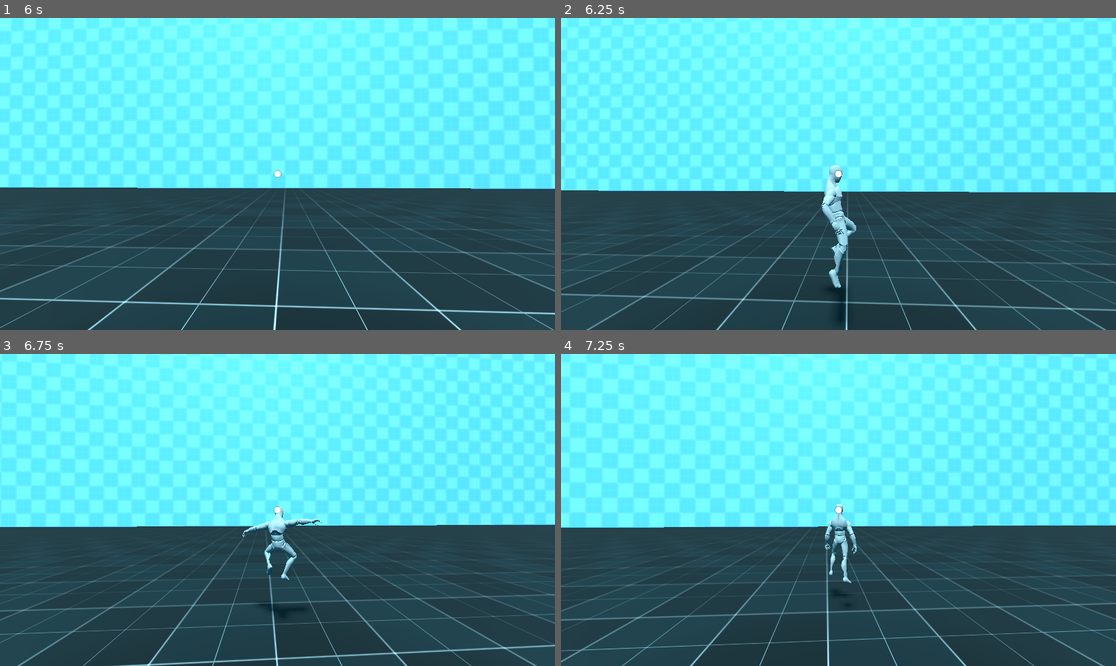
Above: before the commit, frames 1-4 (two rows, left to right).
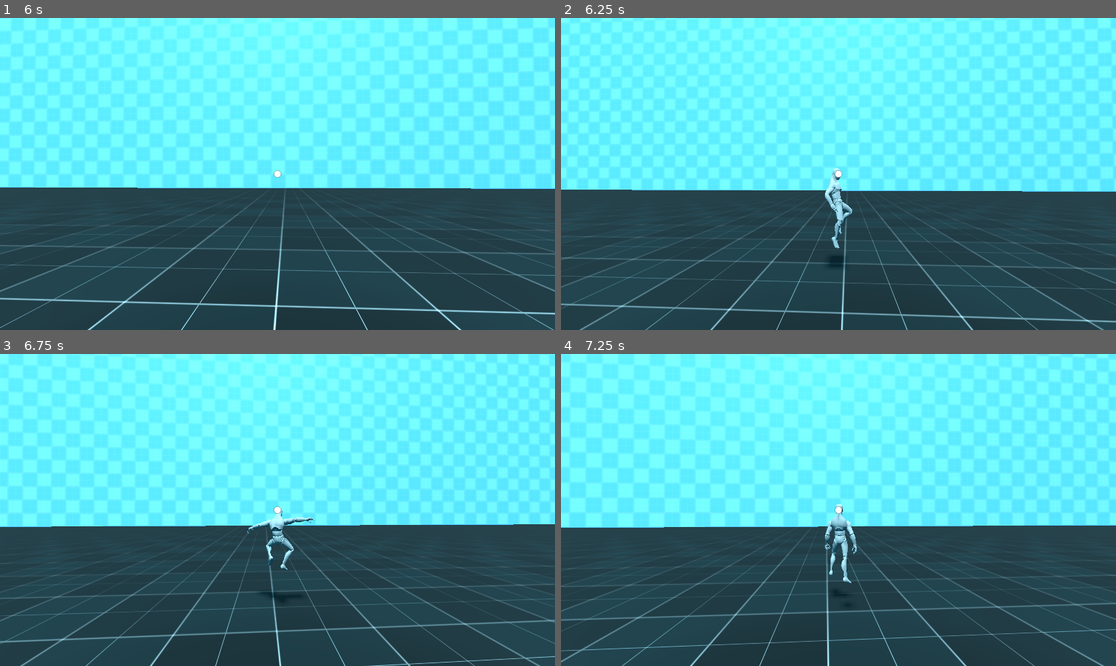
Above: after the commit, the same moments.

Repository: mom0367/Godot-3D-Game-Template
Game: Godot game, scene res://Test_Environment.tscn
Same seed, same stepped clock (60 frames per second), same inputs: the game is played once before the commit and once after it.
Inputs (mouse positions are in pixels of both pictures, inside the frame that each line leads up to):
- Up to frame 1 (6 s): move the mouse to (305, 174) at 0.52 s; hold W (Move_Forward) 0.53-5.78 s; tap Ctrl (Crouch) at 0.6 s; tap Space (Jump) at 0.77, 1.07, 1.52, 1.82, 3.02, 3.32, 3.77, 4.07, 4.52, 4.82 s; tap Down (Look_Down) at 0.8, 1.35 s; move the mouse to (249, 174) at 1.27 s; tap Left (Look_Left) at 1.55, 2.1 s; move the mouse to (288, 167) at 2.02 s; tap Right (Look_Right) at 2.3, 2.85 s; move the mouse to (271, 180) at 2.77 s; tap Up (Look_Up) at 3.05, 3.6 s; move the mouse to (316, 177) at 3.52 s; tap V (Noclip) at 3.8, 4.35 s; move the mouse to (233, 170) at 4.27 s; tap Shift (Sprint) at 4.55, 5.1 s; move the mouse to (283, 174) at 5.02 s; hold Mouse wheel up (Zoom_In) 5.03-5.78 s; move the mouse to (255, 167) at 5.77 s; hold D (Move_Right) from 5.78 s (still down); tap Mouse wheel up (Zoom_In) at 5.85 s
- Up to frame 2 (6.25 s): keep holding D (Move_Right); tap Space (Jump) at 6.02 s; tap Mouse wheel down (Zoom_Out) at 6.05 s
- Up to frame 3 (6.75 s): tap Space (Jump) at 6.32 s; move the mouse to (305, 510) at 6.52 s; release D (Move_Right) at 6.53 s; hold W (Move_Forward) from 6.53 s (still down); hold Mouse wheel down (Zoom_Out) from 6.53 s (still down)
- Up to frame 4 (7.25 s): keep holding W (Move_Forward); keep holding Mouse wheel down (Zoom_Out); tap Space (Jump) at 6.77, 6.8, 7.07 s

Frame 1 is identical in both runs. In frame 2, 17% of the frame differs, in the area x 0-100%, y 0-100%; in frame 3, 9.4%; in frame 4, less than 0.1%.

Commit message:
Capitalized some input dictionary values, fixed a controller zoom out bug, fixed some action checks not using main input table, updated readme (0.2.2)

Diff:
--- a/Player_Controller/Character_Controller.gd
+++ b/Player_Controller/Character_Controller.gd
@@ -64,20 +64,20 @@
 @export_group("Inputs")
 @export var mapped_inputs : Dictionary [String, String] = {
 
-	"left": "Move_Left",
-	"right": "Move_Right",
-	"forward": "Move_Forward",
-	"backward": "Move_Backward",
-	"jump": "Jump",
-	"sprint": "Sprint",
-	"noclip": "Noclip",
-	"crouch": "Crouch",
-	"look_up": "Look_Up",
-	"look_down": "Look_Down",
-	"look_left": "Look_Left",
-	"look_right": "Look_Right",
-	"zoom_out": "Zoom_Out",
-	"zoom_in": "Zoom_In"
+	"Left": "Move_Left",
+	"Right": "Move_Right",
+	"Forward": "Move_Forward",
+	"Backward": "Move_Backward",
+	"Jump": "Jump",
+	"Sprint": "Sprint",
+	"Noclip": "Noclip",
+	"Crouch": "Crouch",
+	"Look_Up": "Look_Up",
+	"Look_Down": "Look_Down",
+	"Look_Left": "Look_Left",
+	"Look_Right": "Look_Right",
+	"Zoom_Out": "Zoom_Out",
+	"Zoom_In": "Zoom_In"
 
 }
 ## Object references
@@ -98,7 +98,7 @@
 
 func _unhandled_input(_event: InputEvent) -> void:
 	# Toggle noclip mode
-	if noclip_allowed and Input.is_action_just_pressed(mapped_inputs["noclip"]):
+	if noclip_allowed and Input.is_action_just_pressed(mapped_inputs["Noclip"]):
 		if not noclipping:
 			enable_noclip()
 		else:
@@ -115,16 +115,16 @@
 
 		# Apply jump velocity
 		if jump_allowed and is_on_floor() and not swimming and not floating:
-			if Input.is_action_just_pressed(mapped_inputs["jump"]):
+			if Input.is_action_just_pressed(mapped_inputs["Jump"]):
 				velocity.y += jump_power
 				jumped.emit()
 				jumping = true
-			elif Input.is_action_pressed(mapped_inputs["jump"]) and hold_jump == true:
+			elif Input.is_action_pressed(mapped_inputs["Jump"]) and hold_jump == true:
 				velocity.y += jump_power
 				jumped.emit()
 				jumping = true
 		elif swimming or floating:
-			if Input.is_action_pressed(mapped_inputs["jump"]):
+			if Input.is_action_pressed(mapped_inputs["Jump"]):
 				if noclipping:
 					velocity.y += (jump_power * 0.05)
 				else:
@@ -140,7 +140,7 @@
 				velocity += get_gravity() * delta
 
 
-		var input_direction : Vector2 = Input.get_vector(mapped_inputs["left"], mapped_inputs["right"], mapped_inputs["forward"], mapped_inputs["backward"])
+		var input_direction : Vector2 = Input.get_vector(mapped_inputs["Left"], mapped_inputs["Right"], mapped_inputs["Forward"], mapped_inputs["Backward"])
 
 		if is_on_floor():
 			if strafing_allowed == false:
--- a/Player_Controller/Crouch_Handler.gd
+++ b/Player_Controller/Crouch_Handler.gd
@@ -23,12 +23,12 @@
 func _process(_delta: float) -> void:
 
 	#Swim down code #TODO doesn't work
-	if (player.swimming or player.floating) and Input.is_action_pressed(player.mapped_inputs["crouch"]):
+	if (player.swimming or player.floating) and Input.is_action_pressed(player.mapped_inputs["Crouch"]):
 		player.velocity.y -= (player.jump_power * 0.02)
 
 	#Debounce to stop crouch from getting slowly offset
 	if player.stored_crouch_state == false and tween_debounce == false:
-		if (Input.is_action_pressed(player.mapped_inputs["crouch"]) and player.toggle_crouch == false) or (Input.is_action_just_pressed(player.mapped_inputs["crouch"]) and player.toggle_crouch == true):
+		if (Input.is_action_pressed(player.mapped_inputs["Crouch"]) and player.toggle_crouch == false) or (Input.is_action_just_pressed(player.mapped_inputs["Crouch"]) and player.toggle_crouch == true):
 			if ((not player.swimming and not player.floating) or (player.swimming and player.is_on_floor())):
 				#print("Crouching enabled")
 				tween_debounce = true
@@ -42,7 +42,7 @@
 				await tween.finished
 				tween_debounce = false
 	elif tween_debounce == false and player.stored_crouch_state == true:
-		if (not Input.is_action_pressed(player.mapped_inputs["crouch"]) and player.toggle_crouch == false) or (Input.is_action_just_pressed(player.mapped_inputs["crouch"]) and player.toggle_crouch == true):
+		if (not Input.is_action_pressed(player.mapped_inputs["Crouch"]) and player.toggle_crouch == false) or (Input.is_action_just_pressed(player.mapped_inputs["Crouch"]) and player.toggle_crouch == true):
 			#Raycast setup
 			var space_state : PhysicsDirectSpaceState3D = player.get_world_3d().direct_space_state
 			var query : PhysicsRayQueryParameters3D = PhysicsRayQueryParameters3D.create(player.global_position, (player.global_position  + Vector3(0, +raycast_length, 0)))
--- a/Player_Controller/Perspective_Handler.gd
+++ b/Player_Controller/Perspective_Handler.gd
@@ -53,18 +53,18 @@
 	var current_dolly_sensitvity : float = dolly_change_sensitivity
 
 	#TODO these are not referring to the input map
-	if Input.is_action_pressed("Zoom_In") or Input.is_action_pressed("Zoom_Out"): #Lowers dolly sensitivity when a button is pressed, compared to a scroll
+	if Input.is_action_pressed(mapped_inputs["Zoom_In"]) or Input.is_action_pressed(mapped_inputs["Zoom_In"]): #Lowers dolly sensitivity when a button is pressed, compared to a scroll
 		current_dolly_sensitvity *= .1
 
 	if not player_main.camera_control_allowed:
 		return
 
 	var camera_dolly_change : float = 0
-	if Input.is_action_just_released("Zoom_In") or Input.is_action_pressed("Zoom_In"):
+	if Input.is_action_just_released(mapped_inputs["Zoom_In"]) or Input.is_action_pressed(mapped_inputs["Zoom_In"]):
 		#print("Move camera in")
-		camera_dolly_change += (-current_dolly_sensitvity * delta)
+		camera_dolly_change += (-current_dolly_sensitvity * 1.5 * delta)
 
-	if Input.is_action_just_released("Zoom_Out") or Input.is_action_pressed("Zoom_Out"):
+	if Input.is_action_just_released(mapped_inputs["Zoom_Out"]) or Input.is_action_pressed(mapped_inputs["Zoom_Out"]):
 		#print("Move camera out")
 		var additional : float = 0
 		if camera_dolly < first_person_threshold:
@@ -101,8 +101,8 @@
 	# Look around
 
 
-	if Input.is_action_pressed(mapped_inputs["look_left"]) or Input.is_action_pressed(mapped_inputs["look_right"]) or Input.is_action_pressed(mapped_inputs["look_up"]) or Input.is_action_pressed(mapped_inputs["look_down"]):
-		var look_vector : Vector2 = Input.get_vector(mapped_inputs["look_left"], mapped_inputs["look_right"], mapped_inputs["look_up"], mapped_inputs["look_down"])
+	if Input.is_action_pressed(mapped_inputs["Look_Left"]) or Input.is_action_pressed(mapped_inputs["Look_Right"]) or Input.is_action_pressed(mapped_inputs["Look_Up"]) or Input.is_action_pressed(mapped_inputs["Look_Down"]):
+		var look_vector : Vector2 = Input.get_vector(mapped_inputs["Look_Left"], mapped_inputs["Look_Right"], mapped_inputs["Look_Up"], mapped_inputs["Look_Down"])
 		rotate_look(look_vector, player_main.look_sensitivity * 35, delta)
 
 
--- a/Player_Controller/Sprint_Handler.gd
+++ b/Player_Controller/Sprint_Handler.gd
@@ -6,13 +6,13 @@
 func _process(_delta: float) -> void:
 
 	if player.stored_sprint_state == false:
-		if (Input.is_action_pressed(player.mapped_inputs["sprint"]) and player.toggle_sprint == false) or (Input.is_action_just_pressed(player.mapped_inputs["sprint"]) and player.toggle_sprint == true):
+		if (Input.is_action_pressed(player.mapped_inputs["Sprint"]) and player.toggle_sprint == false) or (Input.is_action_just_pressed(player.mapped_inputs["Sprint"]) and player.toggle_sprint == true):
 			#print("Sprinting enabled")
 			player.sprinting = true
 			player.base_speed_multiplier += player.sprint_increase
 			player.stored_sprint_state = true
 	else:
-		if (not Input.is_action_pressed(player.mapped_inputs["sprint"]) and player.toggle_sprint == false) or (Input.is_action_just_pressed(player.mapped_inputs["sprint"]) and player.toggle_sprint == true):
+		if (not Input.is_action_pressed(player.mapped_inputs["Sprint"]) and player.toggle_sprint == false) or (Input.is_action_just_pressed(player.mapped_inputs["Sprint"]) and player.toggle_sprint == true):
 			#print("Sprinting disabled")
 			player.sprinting = false
 			player.base_speed_multiplier -= player.sprint_increase
Not shown, changed: README.txt
